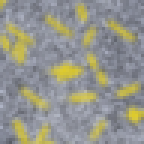
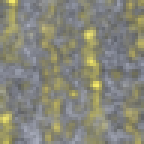
Revision of a layered (144, 144) image; what changed, layer by layer:
added layer "New Layer#3" above "New Layer#4" over [0, 0, 144, 144]
hid "New Layer#4" over [0, 0, 144, 144]
